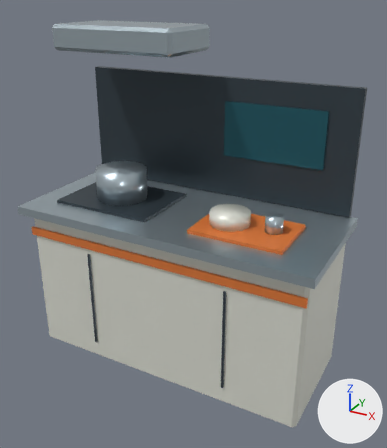
Before and after pictures for a commit that changed the glTF model lunar-art-test/game/assets/galley.glb.
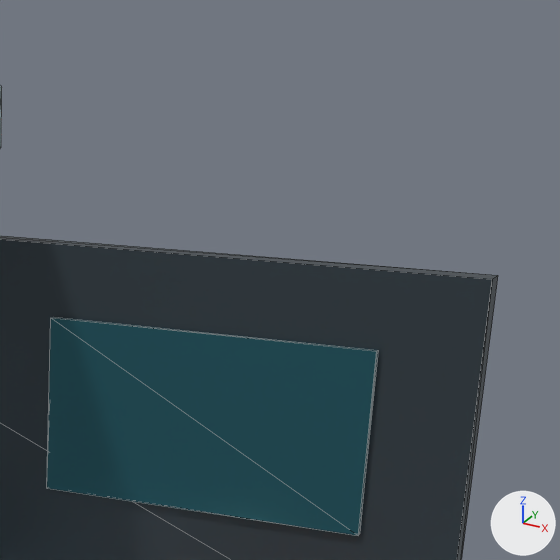
Old and new are each drawn whole from a 50 mm lens placed at (1.413, -1.968, 2.109), pointed at (0.052, 0.507, 0.872) and again close up on the part from 54% to 100% of the width and 0% to 40% of the height. The lights are fixed; the arrows at lower right show +X, +Y and +Z. The older version's two pictures come first. The close-ups show mesh edges as thin lines.

Names of what the first close-up shows: 'Galley'.
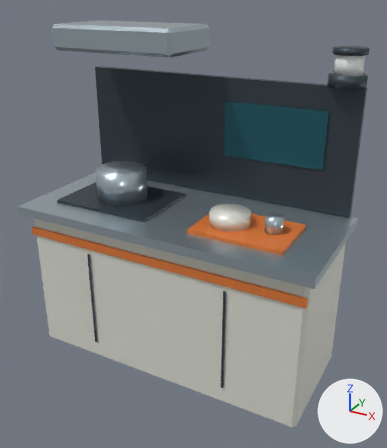
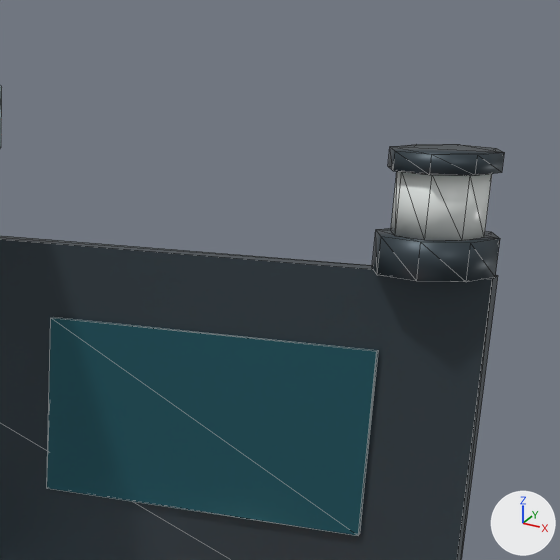
Pixel boxes [x1, y1, x2, y2] of what changed, in the close-ups (560 x 560 px):
```json
{"object": "Lamp.001", "change": "added", "after": [372, 144, 505, 282], "faces in mat_lunar___graphite_structure (greyish blue #3c4850)": [372, 144, 505, 282], "faces in mat_lunar___status_lamp (white #eff3f1)": [391, 172, 492, 241]}
```

Scene script edits in JSON lines:
```json
{"op": "add", "block": "mat_lunar___status_lamp", "code": ["mat_lunar___status_lamp = principled_material('Lunar • status lamp')", "mat_lunar___status_lamp.base_color = (0.86, 0.9, 0.88)  # white #eff3f1", "mat_lunar___status_lamp.roughness = 0.3"]}
{"op": "add", "block": "me_cylinder_026", "code": ["me_cylinder_026 = bpy.data.meshes.new('Cylinder.026')", "me_cylinder_026.from_pydata(...)  # an 8-sided cylinder along z spanning x 0.65..0.85, y 0.76..0.96, z 1.65..1.71, material slot 0; an 8-sided cylinder along z spanning x 0.66..0.84, y 0.77..0.95, z 1.81..1.84, material slot 0; an 8-sided cylinder along z spanning x 0.675..0.825, y 0.785..0.935, z 1.71..1.81, material slot 1", "me_cylinder_026.materials.append(mat_lunar___graphite_structure)  # greyish blue #3c4850", "me_cylinder_026.materials.append(mat_lunar___status_lamp)  # white #eff3f1"]}
{"op": "add", "block": "ob_lamp_001", "code": ["ob_lamp_001 = bpy.data.objects.new('Lamp.001', me_cylinder_026)", "ob_lamp_001.location = (0.0, 0.0, 0.0)"]}
```
